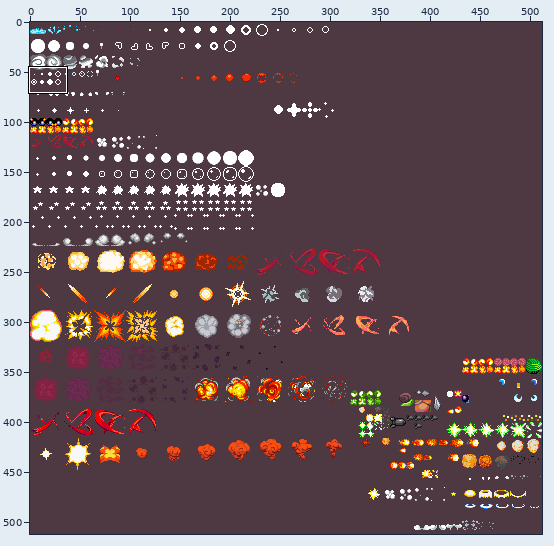
One commit to this sprite sheet: gfx/sprEffects.png. The first picture is a wide view before the edit; the outline marks the close-up.
Close-up. Earlier state:
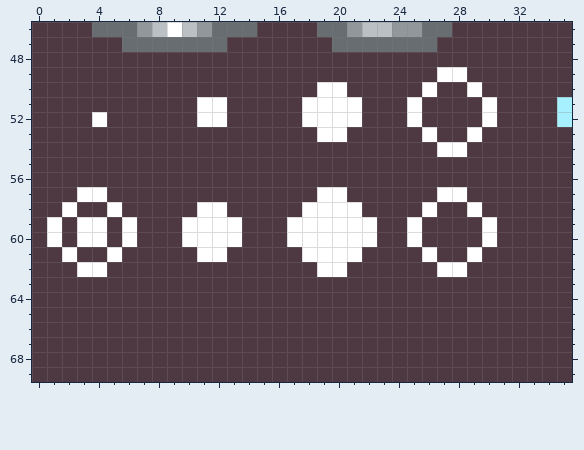
The file is 512x512 pixels. Colours within 5 levels of each other are drawn and written as one. Shown: x 0..35, y 46..69.
After:
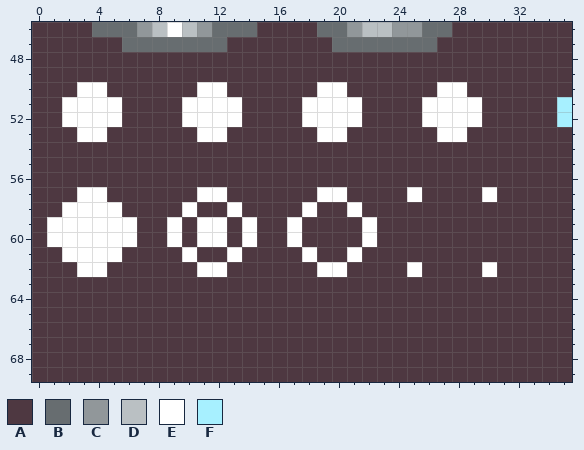
Palette (. is transparent): A #4e3841  B #676d70  C #91979a  D #bac0c3  E #ffffff  F #a7f0ff
Diff:
@@ x 0..35 @@
 48 AAAAAAAAAAAAAAAAAAAAAAAAAAAAAAAAAAAA
-49 AAAAAAAAAAAAAAAAAAAAAAAAAAAEEAAAAAAA
-50 AAAAAAAAAAAAAAAAAAAEEAAAAAEAAEAAAAAA
-51 AAAAAAAAAAAEEAAAAAEEEEAAAEAAAAEAAAAF
-52 AAAAEAAAAAAEEAAAAAEEEEAAAEAAAAEAAAAF
-53 AAAAAAAAAAAAAAAAAAAEEAAAAAEAAEAAAAAA
-54 AAAAAAAAAAAAAAAAAAAAAAAAAAAEEAAAAAAA
+49 AAAAAAAAAAAAAAAAAAAAAAAAAAAAAAAAAAAA
+50 AAAEEAAAAAAEEAAAAAAEEAAAAAAEEAAAAAAA
+51 AAEEEEAAAAEEEEAAAAEEEEAAAAEEEEAAAAAF
+52 AAEEEEAAAAEEEEAAAAEEEEAAAAEEEEAAAAAF
+53 AAAEEAAAAAAEEAAAAAAEEAAAAAAEEAAAAAAA
+54 AAAAAAAAAAAAAAAAAAAAAAAAAAAAAAAAAAAA
 55 AAAAAAAAAAAAAAAAAAAAAAAAAAAAAAAAAAAA
 56 AAAAAAAAAAAAAAAAAAAAAAAAAAAAAAAAAAAA
-57 AAAEEAAAAAAAAAAAAAAEEAAAAAAEEAAAAAAA
-58 AAEAAEAAAAAEEAAAAAEEEEAAAAEAAEAAAAAA
-59 AEAEEAEAAAEEEEAAAEEEEEEAAEAAAAEAAAAA
-60 AEAEEAEAAAEEEEAAAEEEEEEAAEAAAAEAAAAA
-61 AAEAAEAAAAAEEAAAAAEEEEAAAAEAAEAAAAAA
-62 AAAEEAAAAAAAAAAAAAAEEAAAAAAEEAAAAAAA
+57 AAAEEAAAAAAEEAAAAAAEEAAAAEAAAAEAAAAA
+58 AAEEEEAAAAEAAEAAAAEAAEAAAAAAAAAAAAAA
+59 AEEEEEEAAEAEEAEAAEAAAAEAAAAAAAAAAAAA
+60 AEEEEEEAAEAEEAEAAEAAAAEAAAAAAAAAAAAA
+61 AAEEEEAAAAEAAEAAAAEAAEAAAAAAAAAAAAAA
+62 AAAEEAAAAAAEEAAAAAAEEAAAAEAAAAEAAAAA
 63 AAAAAAAAAAAAAAAAAAAAAAAAAAAAAAAAAAAA
